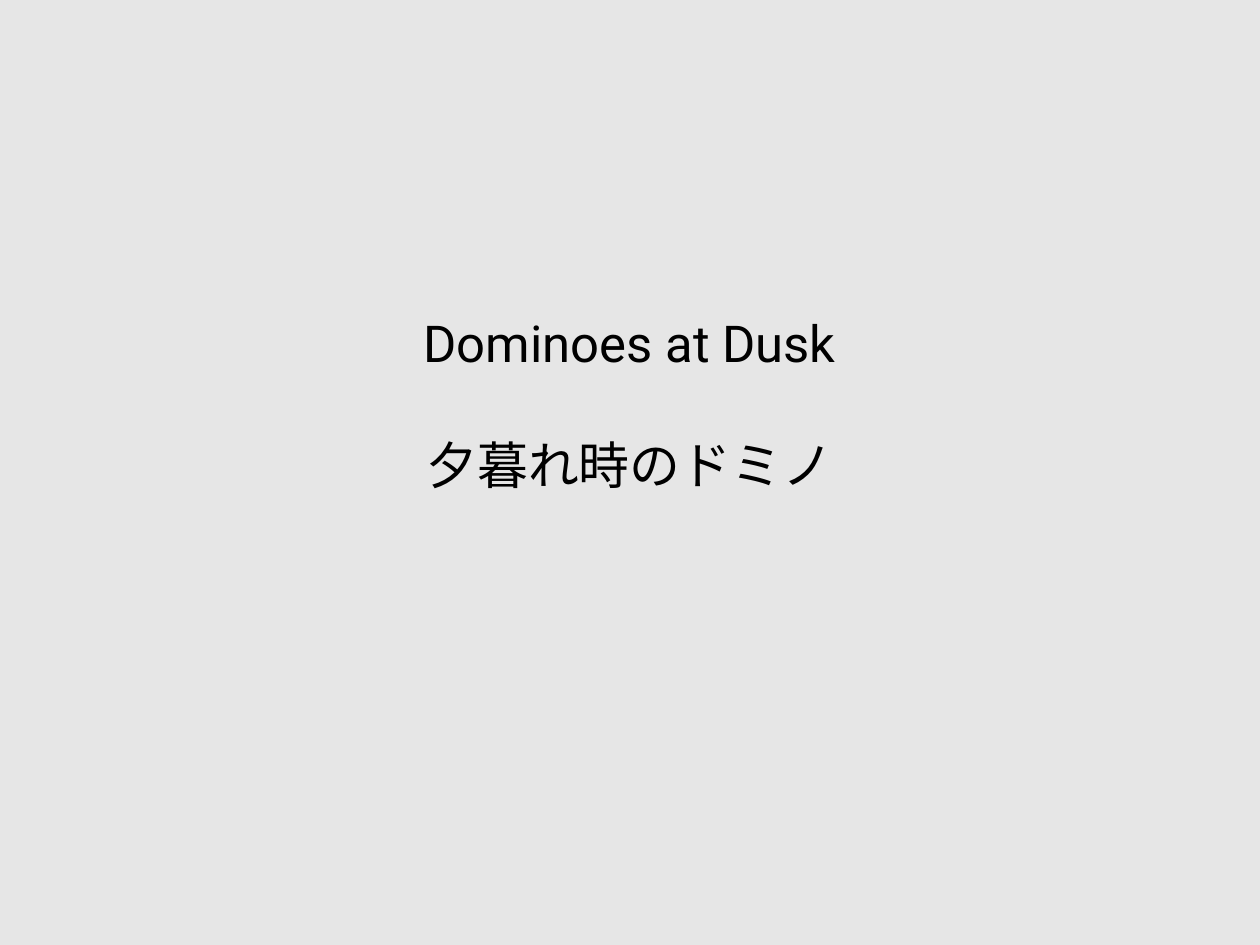
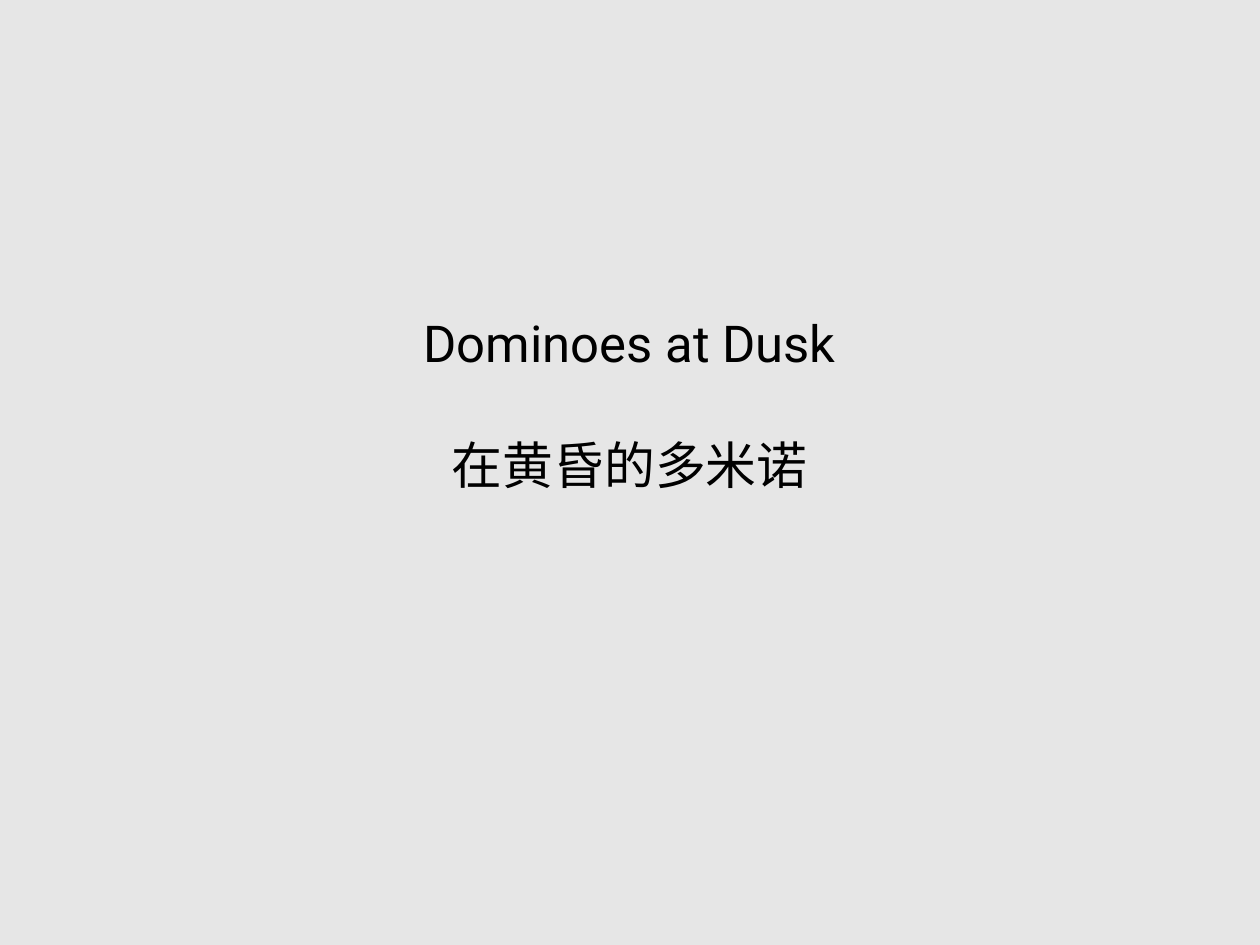
Before and after one commit to adamlatchem/dominoesAtDusk, a slide deck: slide 1 of presentation/DominoesAtDusk.odp. Drawn at 1260x945 pixels with LibreOffice and Linux fonts; fonts in the diff are those of the drawing. Boxes give left, top, right and bottom in pixels: in the first picture for what was removed or moved away, otherwise in the second. Text is boxed around its words. In the diff, an @@ line names an element or a change of style, - is before the commit and + after.

Commit message:
Use Chinese not Japanese subtitles.

```diff
--- a/presentation/DominoesAtDusk.odp
+++ b/presentation/DominoesAtDusk.odp
@@ subtitle at bbox=[452, 441, 808, 488]: text changed @@
-夕暮れ時のドミノ
+在黄昏的多米诺
```
Also in this commit, not shown: 2 other slides changed.
